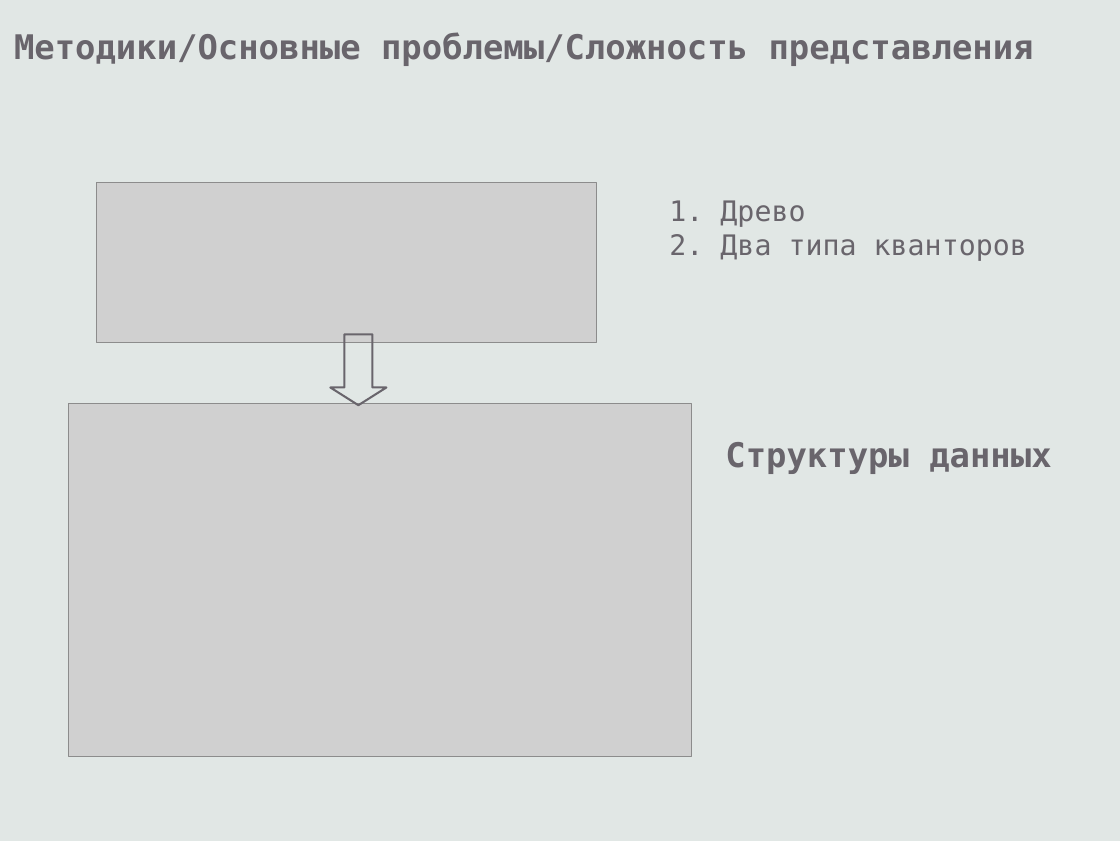
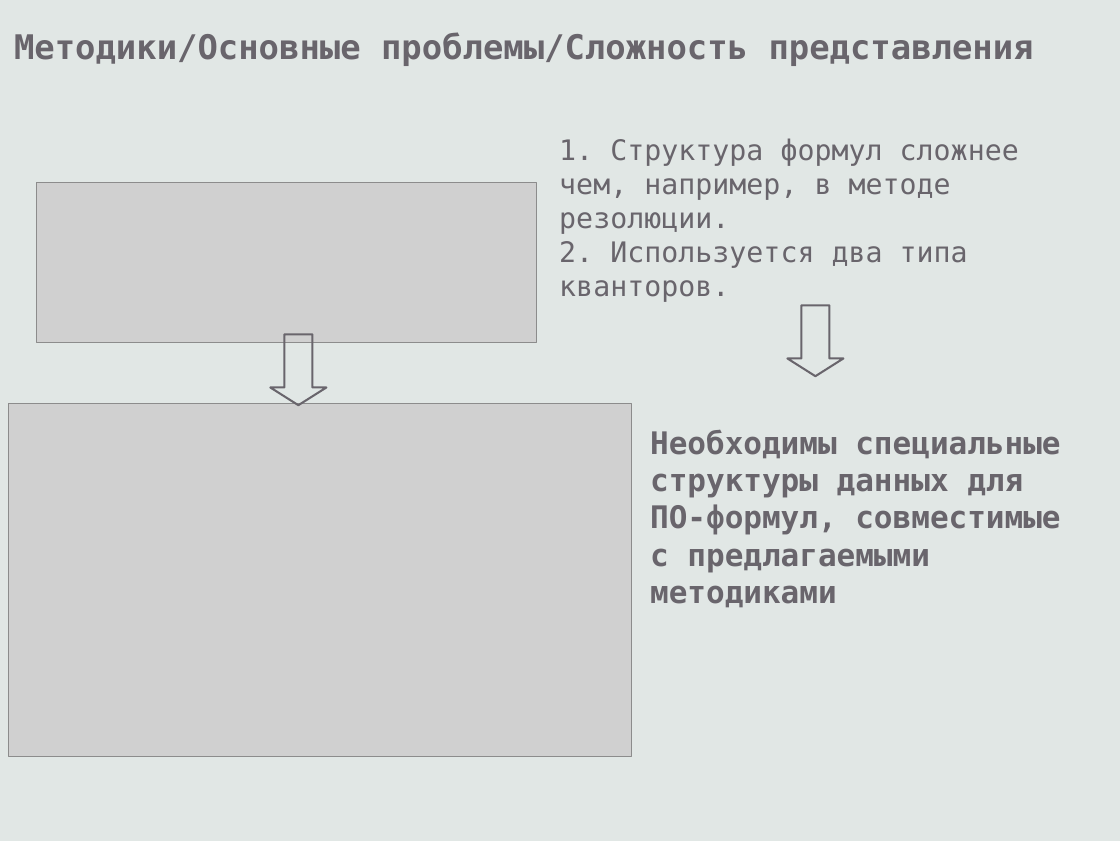
Before and after one commit to eugeneai/prisnif, a slide deck: slide 22 of brick/pres/pacman.odp (slide 19 before the commit). Drawn at 1120x841 pixels with LibreOffice and Linux fonts; fonts in the diff are those of the drawing; grey boxes stand for pictures. Boxes give left, top, right and bottom in pixels: in the first picture for what was removed or moved away, otherwise in the second. Text is boxed around its words. In the diff, an @@ line names an element or a change of style, - is before the commit and + after.

```diff
--- a/brick/pres/pacman.odp
+++ b/brick/pres/pacman.odp
@@ text at <box>559,138,1019,302</box>: text changed @@
-1. Древо
-2. Два типа кванторов
+1. Структура формул сложнее чем, например, в методе резолюции.
+2. Используется два типа кванторов.
@@ down arrow added at <box>788,305,844,376</box>, outline #69656C 1.45 pt @@
@@ 2 pictures, 1 down arrow: place and size @@
-2 pictures, 1 down arrow at <box>68,183,691,756</box>
+2 pictures, 1 down arrow at <box>8,183,631,756</box>
@@ text added at <box>650,429,1060,608</box>, 22 pt, text #69656C, bold @@
+Необходимы специальные структуры данных для ПО-формул, совместимые с предлагаемыми методиками
@@ text removed at <box>725,442,1051,474</box> @@
-Структуры данных
```
Also in this commit, not shown: 20 other slides changed, 7 slides added, 1 slide removed, 8 other files.
